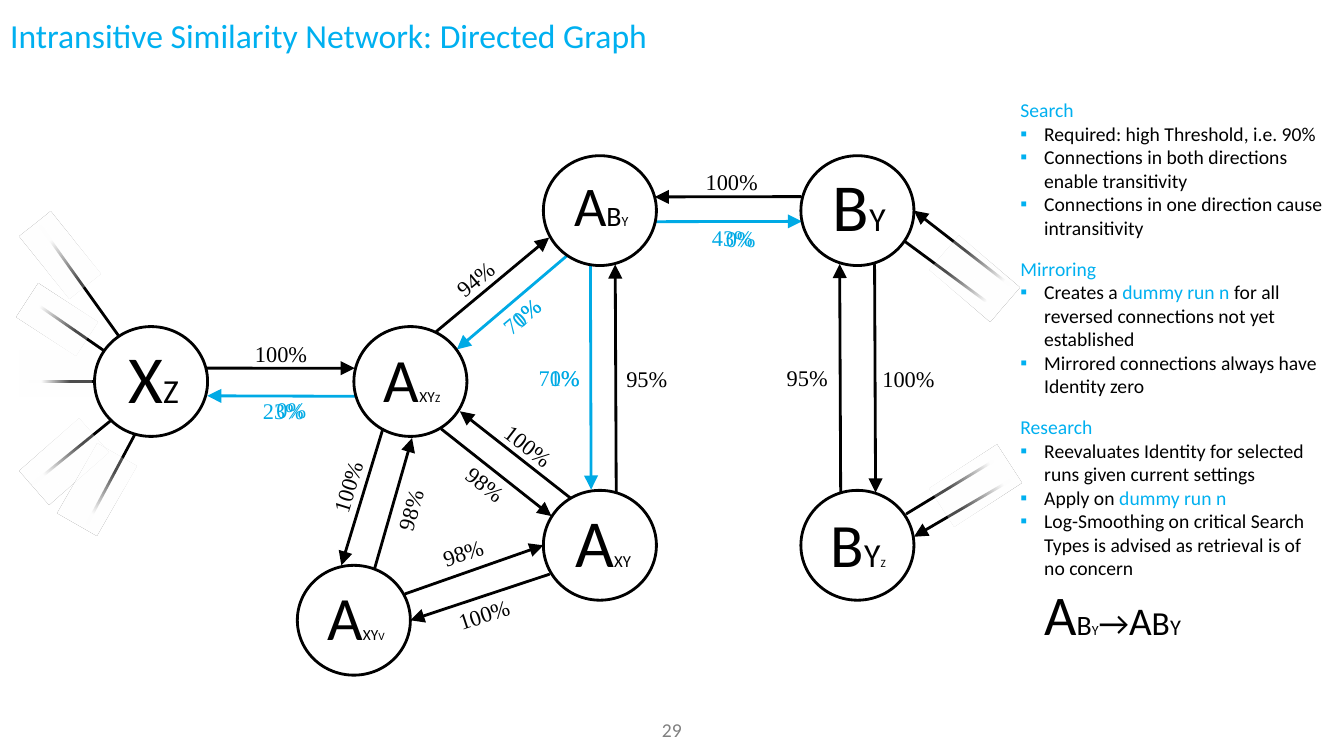
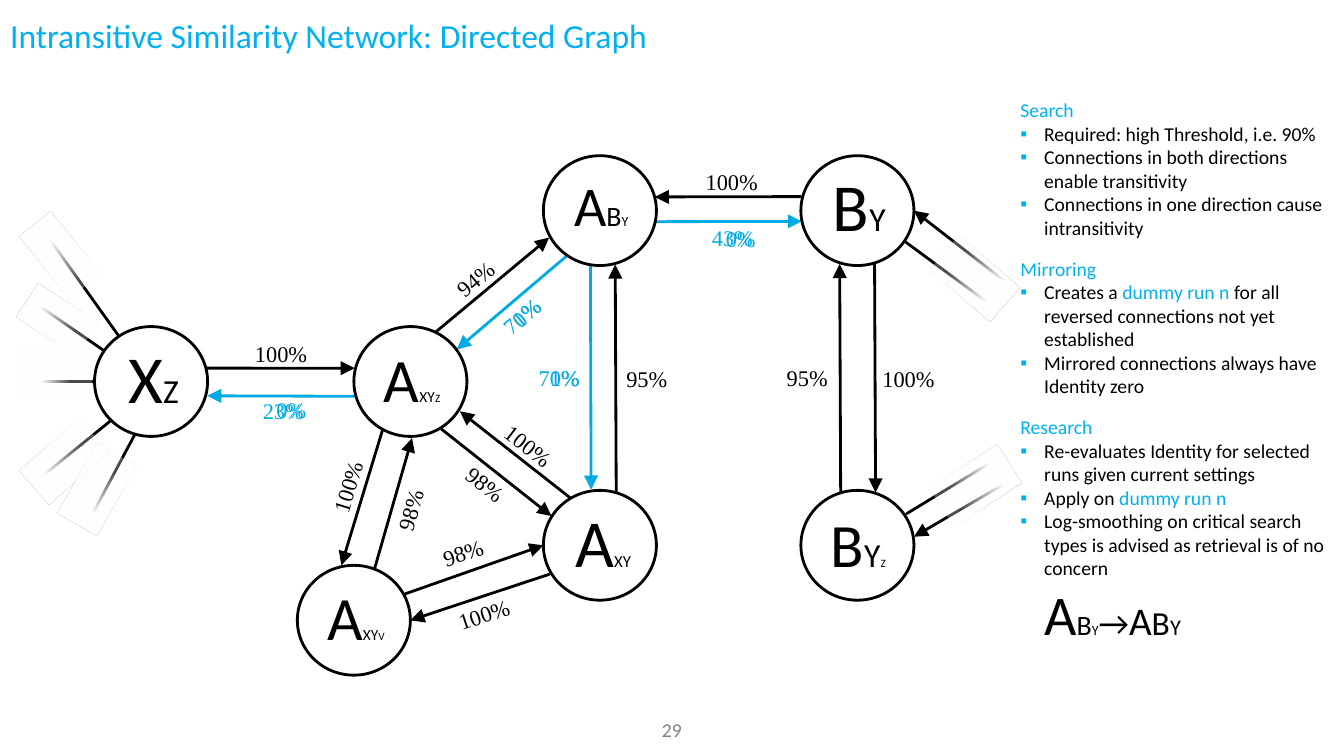
Before and after one commit to ThorstenDoherr/searchengine, a slide deck: slide 29 of doc/SearchEngine_Slides.pptx. Drawn at 1344x756 pixels with LibreOffice and Linux fonts; fonts in the diff are those of the drawing; background and template pictures are left out. Boxes give left, top, right and bottom in pixels: in the first picture for what was removed or moved away, otherwise in the second. Text is boxed around its words. In the diff, an @@ line names an element or a change of style, - is before the commit and + after.

```diff
--- a/doc/SearchEngine_Slides.pptx
+++ b/doc/SearchEngine_Slides.pptx
@@ text at box(1044, 444, 1309, 485): text changed @@
-▪ Reevaluates Identity for selected runs given current settings
+▪ Re-evaluates Identity for selected runs given current settings
@@ text at box(1044, 514, 1324, 575): text changed @@
-▪ Log-Smoothing on critical Search Types is advised as retrieval is of no concern
-  ABY→ABY
+▪ Log-smoothing on critical search types is advised as retrieval is of no concern
+  ABY→ABY
```
Also in this commit, not shown: 7 other slides changed, 1 other file.
